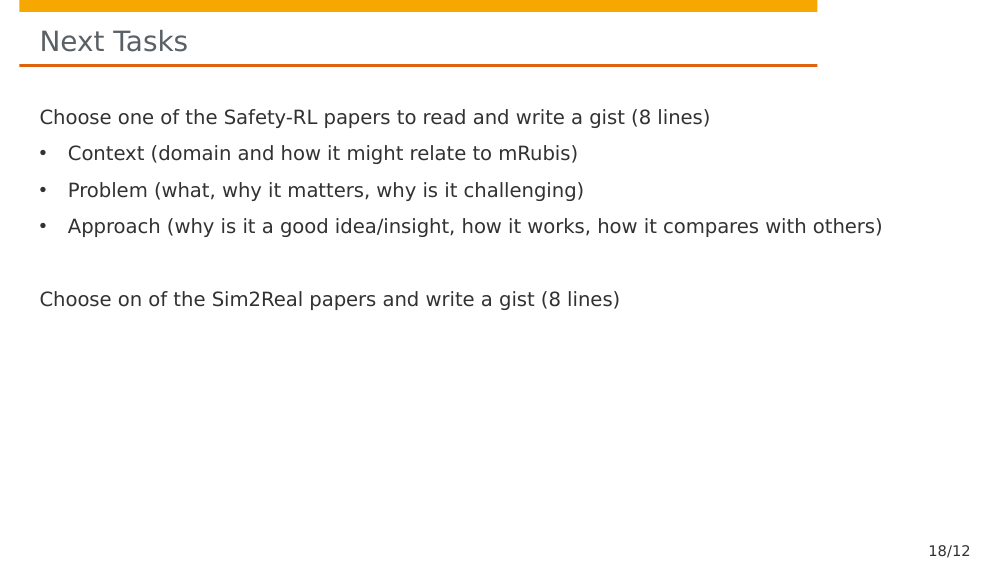
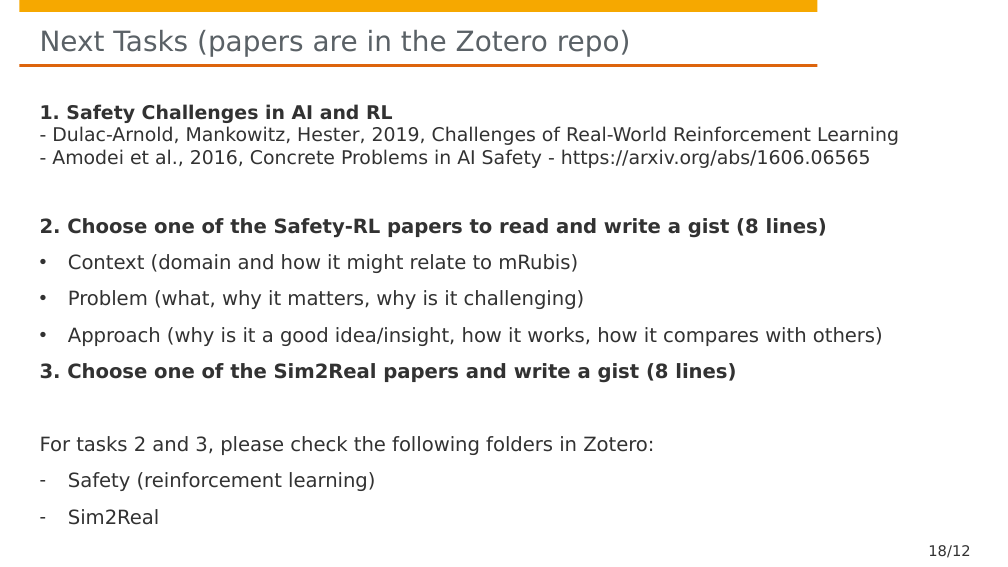
Before and after one commit to hpi-sam/Adversarial-Digital-Twins, a slide deck: slide 18 of slides/6. Safe RL.pptx. Drawn at 1008x567 pixels with LibreOffice and Linux fonts; fonts in the diff are those of the drawing; background and template pictures are left out. Boxes give left, top, right and bottom in pixels: in the first picture for what was removed or moved away, otherwise in the second. Text is boxed around its words. In the diff, an @@ line names an element or a change of style, - is before the commit and + after.

Commit message:
added reference to folders

```diff
--- a/slides/6. Safe RL.pptx
+++ b/slides/6. Safe RL.pptx
@@ title at bbox=[40, 30, 631, 57]: text changed @@
-Next Tasks
+Next Tasks (papers are in the Zotero repo)
@@ text at bbox=[40, 104, 899, 238]: text changed; size 18.7 to 18 pt @@
-Choose one of the Safety-RL papers to read and write a gist (8 lines)
+1. Safety Challenges in AI and RL
+- Dulac-Arnold, Mankowitz, Hester, 2019, Challenges of Real-World Reinforcement Learning
+- Amodei et al., 2016, Concrete Problems in AI Safety - https://arxiv.org/abs/1606.06565
+2. Choose one of the Safety-RL papers to read and write a gist (8 lines)
@@ text at bbox=[40, 363, 736, 525]: text changed @@
-Choose on of the Sim2Real papers and write a gist (8 lines)
+3. Choose one of the Sim2Real papers and write a gist (8 lines)
+For tasks 2 and 3, please check the following folders in Zotero:
+– Safety (reinforcement learning)
+– Sim2Real
```
Also in this commit, not shown: 1 slide removed, 1 other file.
